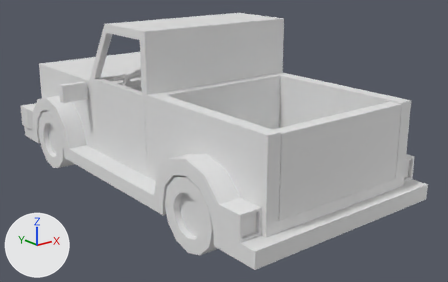
A saved change to the glTF model models/farm truck.glb.
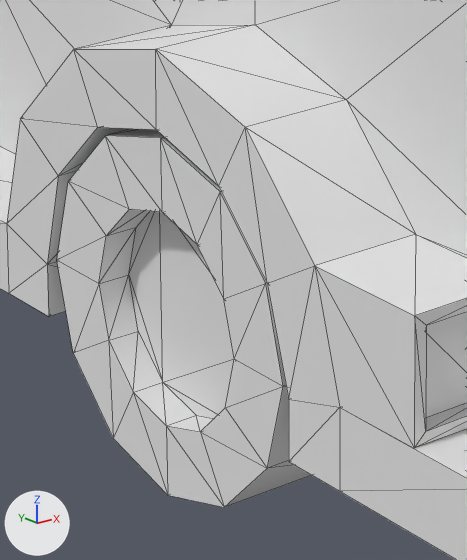
The first picture shows the older version from a camera (50 mm lens) standing at (-6.75, -9.37, 4.41) and looking at (0.28, -0.57, 0.89). The close-ups show both versions on the part from 34% to 56% of the width and 53% to 95% of the height of that picture; other places that the commit changed are outside them. Lighting does not change. The marker at lower left points along +X, +Y and +Z. The close-ups show mesh edges as thin lines. Vertices at the same position are counted once.

The first close-up shows 'truck', 'wheel bl'.
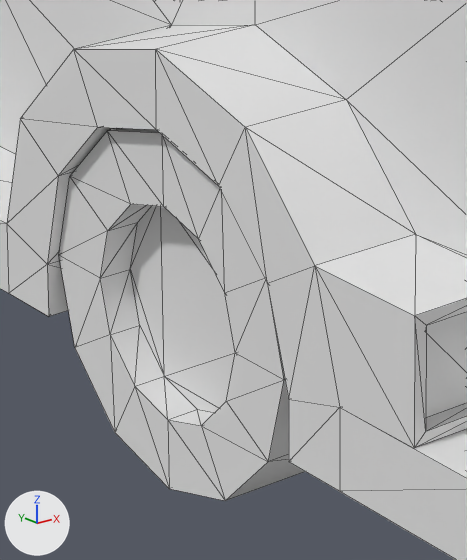
Where the newer file only moved an object's origin or applied its transform, the numbers keep the older frame.

What differs and where, as boxes (x1, y1, x2, y2) in the close-ups (467 x 560 px; the box of a moved part takes in the faces that stretch with it):
'wheel bl', reshaped, moved: before (57, 129, 311, 507); after (59, 128, 305, 501)
part 1 of me_cube_008, moved or reshaped (not visible afterwards): before (57, 227, 136, 352)
part 2 of me_cube_008, moved or reshaped (not visible afterwards): before (73, 275, 138, 438)
part 3 of me_cube_008, moved or reshaped: before (57, 136, 283, 507); after (59, 131, 284, 501)
part 4 of me_cube_008, moved or reshaped: before (106, 129, 286, 386); after (109, 128, 285, 380)
part 5 of me_cube_008, moved or reshaped: before (225, 385, 311, 507); after (227, 380, 305, 500)
part 6 of me_cube_008, moved or reshaped (not visible afterwards): before (110, 129, 139, 135)
part 7 of me_cube_008, moved or reshaped (not visible before): after (75, 271, 140, 432)
part 8 of me_cube_008, moved or reshaped (not visible before): after (59, 222, 137, 348)

Diff of the bpy script that builds the scene:
```diff
--- a/models/farm truck.glb.py
+++ b/models/farm truck.glb.py
@@ me_cube_008 @@
 # used by ob_wheel_bl; location = (-1.335, -2.426, 0.607); rotation_euler = (3.142, 0.0, 0.0), in degrees (180, 0, 0); scale = (-1.0, -1.0, -1.0)
-me_cube_008.from_pydata(...)  # 48 vertices, 92 faces; spans x 0.0..0.56, y -0.607..0.607, z -0.607..0.607
+me_cube_008.from_pydata(...)  # 48 vertices, 92 faces; spans x -0.391..0.169, y -0.607..0.607, z -0.607..0.607
+# me_cube_008 part 1: the 1 vertex in x 0.56, y 0.363, z 0.0 is moved by (-0.951, 0.162, -0.303)
+# me_cube_008 part 2: the 1 vertex in x 0.56, y 0.314, z -0.182 is moved by (-0.951, 0.292, 0.182)
+# me_cube_008 part 3: 34 of the vertices in x 0.444..0.56, y -0.607..0.607, z -0.607..0.607 are moved by (-0.391, 0.0, 0.0)
+# me_cube_008 part 4: 4 of the vertices in x 0.0, y -0.607..0.0, z 0.0..0.607 are moved by (-0.391, 0.0, 0.0)
+# me_cube_008 part 5: 3 of the vertices in x 0.0, y -0.525..0.0, z -0.607..-0.303 are moved by (-0.391, 0.0, 0.0)
+# me_cube_008 part 6: 2 of the vertices in x 0.0, y 0.303..0.525, z 0.303..0.525 are moved by (-0.391, 0.0, 0.0)
+# me_cube_008 part 7: the 1 vertex in x 0.0, y 0.607, z 0.0 is moved by (0.169, -0.292, -0.182)
+# me_cube_008 part 8: the 1 vertex in x 0.0, y 0.525, z -0.303 is moved by (0.169, -0.162, 0.303)
@@ ob_wheel_bl @@
 ob_wheel_bl = bpy.data.objects.new('wheel bl', me_cube_008)
-ob_wheel_bl.location = (-1.335, -2.426, 0.607)
+ob_wheel_bl.location = (-1.698, -2.393, 0.607)
 ob_wheel_bl.rotation_euler = (3.142, 0.0, 0.0)  # degrees (180, 0, 0)
```
